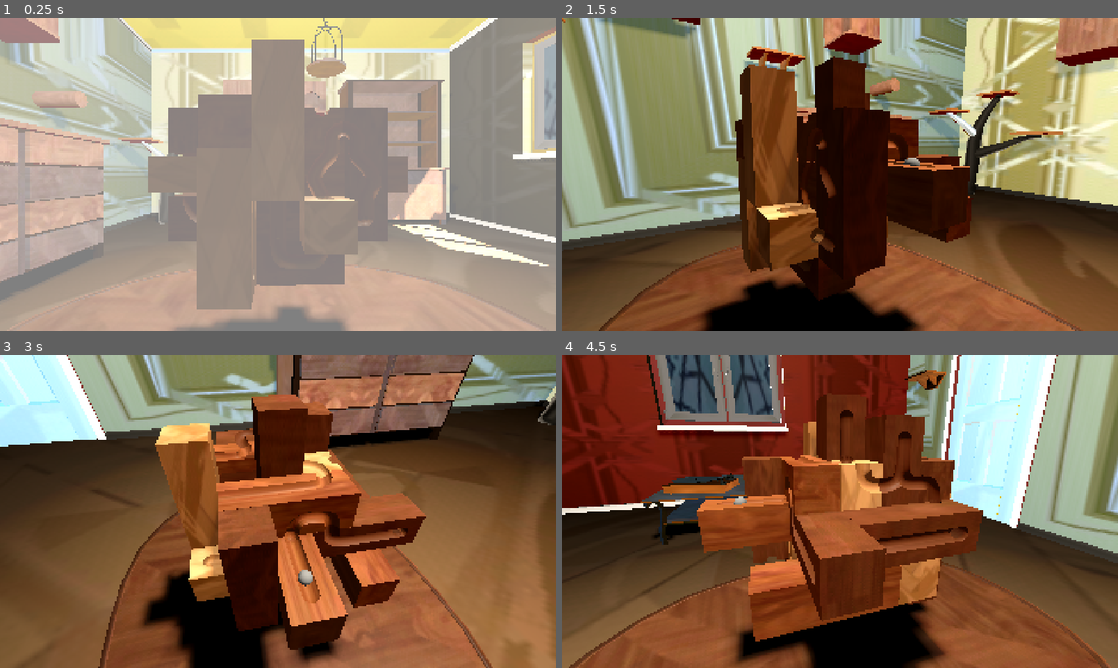
Above: before the commit, frames 1-4 (two rows, left to right).
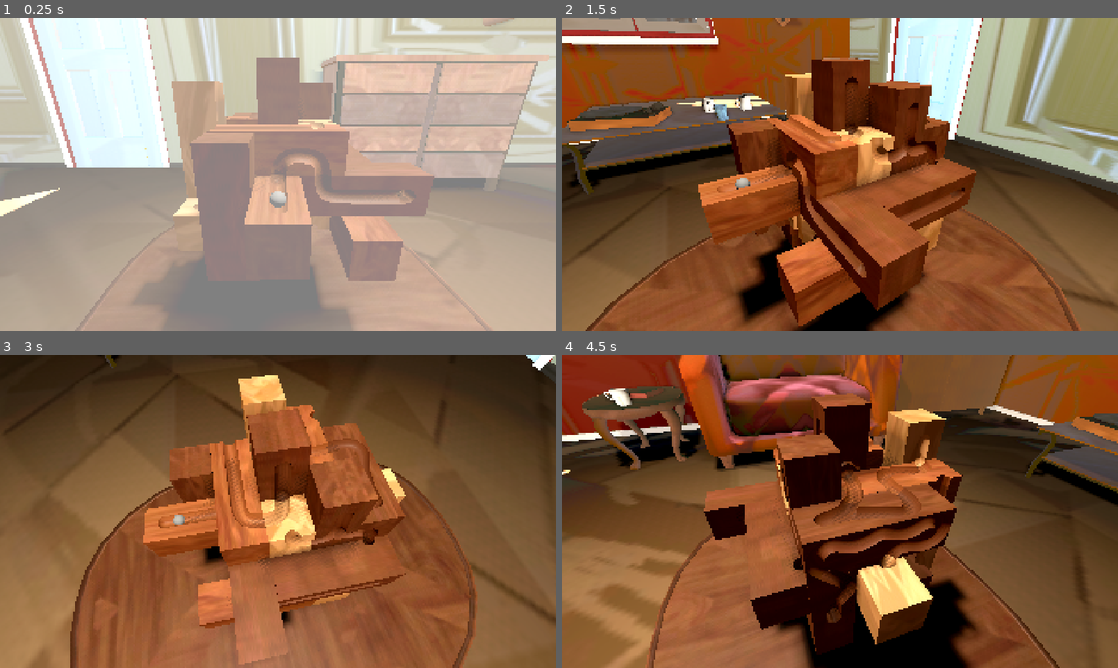
Above: after the commit, the same moments.

Repository: henpemaz/Marble-Maze
Game: Godot game, scene res://Game/Levels/game.tscn
Same seed, same stepped clock (60 frames per second), same inputs: the game is played once before the commit and once after it. This scene is started directly instead of the project's main scene.
Inputs (mouse positions are in pixels of both pictures, inside the frame that each line leads up to):
- Up to frame 1 (0.25 s): no input
- Up to frame 2 (1.5 s): tap Enter (ui_accept) at 0.5, 0.77, 1.25 s; move the mouse to (962, 158) at 0.52 s; hold Right mouse button (pan_camera) 0.53-1.28 s; move the mouse to (728, 190) at 1.27 s; click (728, 190) at 1.35 s
- Up to frame 3 (3 s): tap Enter (ui_accept) at 1.52, 2, 2.75 s; move the mouse to (333, 442) at 2.02 s; hold Right mouse button (pan_camera) 2.03-2.78 s; move the mouse to (250, 574) at 2.77 s; click (250, 574) at 2.85 s
- Up to frame 4 (4.5 s): tap Enter (ui_accept) at 3.02, 3.5, 3.77, 4.25 s; move the mouse to (1006, 558) at 3.52 s; hold Right mouse button (pan_camera) 3.53-4.28 s; move the mouse to (673, 464) at 4.27 s; click (673, 464) at 4.35 s

The runs differ from the first frame. In frame 1, 66% of the frame differs, in the area x 0-100%, y 0-100%; in frame 2, 85%; in frame 3, 80%; in frame 4, 82%.

Commit message:
env propup

Diff:
--- a/marble-maze/Game/Levels/game.tscn
+++ b/marble-maze/Game/Levels/game.tscn
@@ -12,10 +12,25 @@
 [ext_resource type="PackedScene" uid="uid://4uub0g2ai32q" path="res://Menus/Components/SettingsMenu/settings_menu.tscn" id="8_xfsjo"]
 
 [sub_resource type="Environment" id="Environment_odbtj"]
+ssao_enabled = true
+glow_enabled = true
+fog_enabled = true
+fog_mode = 1
+fog_light_color = Color(1.353256, 1.0773891, 0.8193202, 1)
+fog_depth_begin = 0.2
+fog_depth_end = 20.0
+volumetric_fog_enabled = true
+volumetric_fog_density = 0.1413
+volumetric_fog_albedo = Color(1, 0.9137255, 0.83137256, 1)
+volumetric_fog_length = 20.0
 
 [sub_resource type="CameraAttributesPractical" id="CameraAttributesPractical_odbtj"]
+dof_blur_far_enabled = true
 dof_blur_far_distance = 0.33
 dof_blur_far_transition = 0.5
+dof_blur_near_enabled = true
+dof_blur_near_distance = 0.3
+dof_blur_amount = 0.22
 
 [sub_resource type="SphereShape3D" id="SphereShape3D_mt08e"]
 margin = 0.002
@@ -184,6 +199,7 @@
 [node name="Puzzle" parent="Gameplay/Controls" unique_id=1051238040 instance=ExtResource("3_uio3x")]
 
 [node name="CameraPivot" type="Node3D" parent="Gameplay/Controls" unique_id=1088660874]
+transform = Transform3D(-4.103599e-08, -0.34447908, 0.938794, -1.5057658e-08, 0.938794, 0.34447908, -1, 0, -4.371139e-08, 0, 0, 0)
 
 [node name="Camera3D" type="Camera3D" parent="Gameplay/Controls/CameraPivot" unique_id=656062]
 transform = Transform3D(1, 0, 0, 0, 1, 0, 0, 0, 1, 0, 0, 0.27887103)
@@ -203,9 +219,6 @@
 shape = SubResource("SphereShape3D_mt08e")
 
 [node name="MeshInstance3D" type="MeshInstance3D" parent="Gameplay/Controls/Pebble" unique_id=323493962]
-mesh = SubResource("SphereMesh_ojvjq")
-
-[node name="MeshInstance3D2" type="MeshInstance3D" parent="Gameplay/Controls/Pebble" unique_id=775306350]
 mesh = SubResource("SphereMesh_ojvjq")
 
 [node name="Room" type="OmniLight3D" parent="Gameplay" unique_id=911252367]
